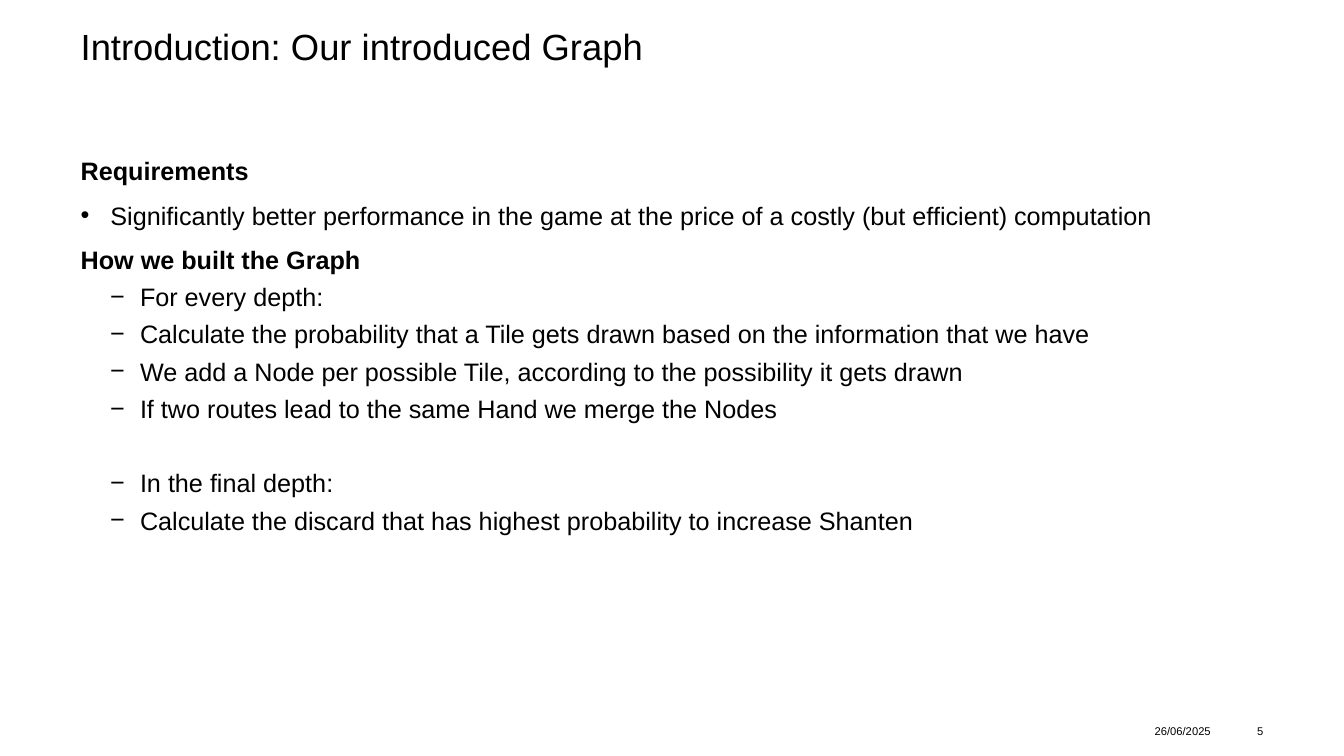
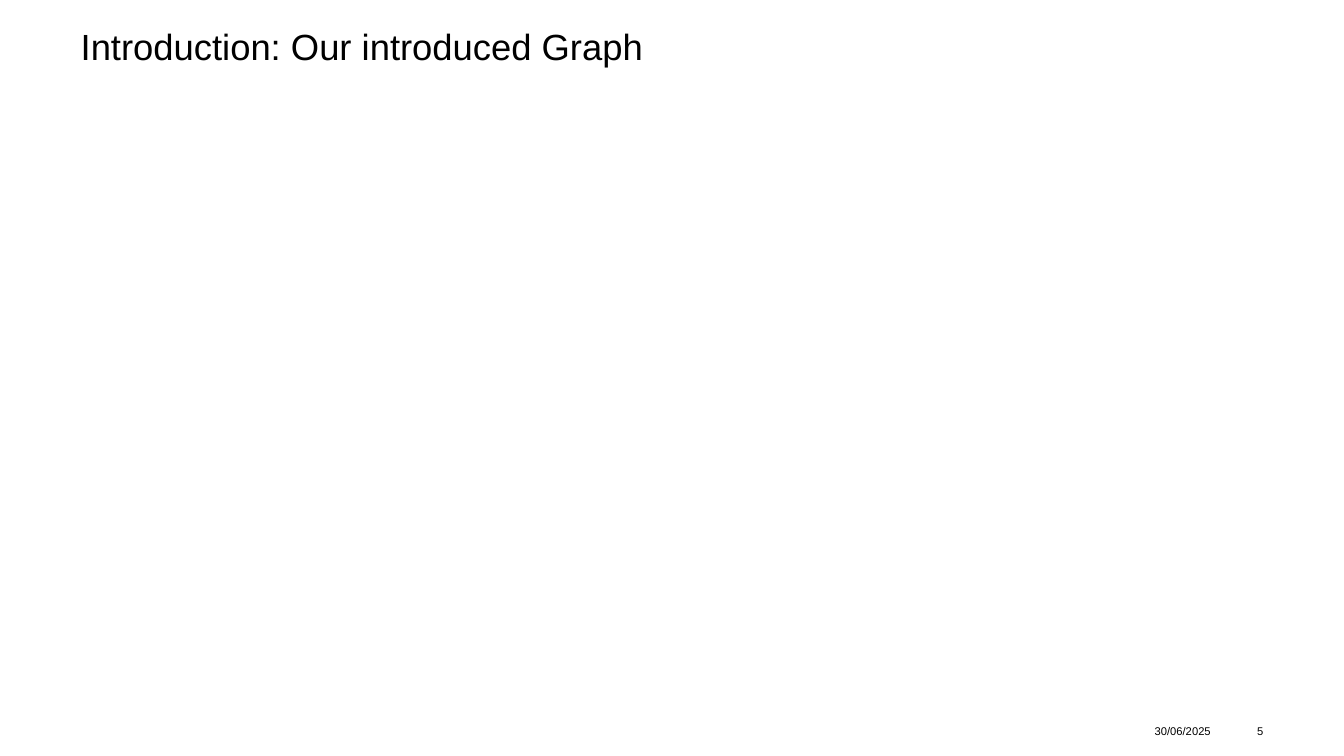
Before and after one commit to adidell01/MahjongOptimization, a slide deck: slide 5 of ProjectPresentation_asadikovic_jlyrer.pptx. Drawn at 1344x756 pixels with LibreOffice and Linux fonts; fonts in the diff are those of the drawing; grey boxes stand for pictures; background and template pictures are left out. Boxes give left, top, right and bottom in pixels: in the first picture for what was removed or moved away, otherwise in the second. Text is boxed around its words. In the diff, an @@ line names an element or a change of style, - is before the commit and + after.

```diff
--- a/ProjectPresentation_asadikovic_jlyrer.pptx
+++ b/ProjectPresentation_asadikovic_jlyrer.pptx
@@ text removed at [81,161,1151,535] @@
-Requirements
-• Significantly better performance in the game at the price of a costly (but efficient) computation
-How we built the Graph
-  − For every depth:
-  − Calculate the probability that a Tile gets drawn based on the information that we have
-  − We add a Node per possible Tile, according to the possibility it gets drawn
-  − If two routes lead to the same Hand we merge the Nodes
-  − In the final depth:
-  − Calculate the discard that has highest probability to increase Shanten
@@ text at [1155,727,1211,735]: text changed @@
-26/06/2025
+30/06/2025
```
Also in this commit, not shown: 20 other slides changed, 4 slides added, 3 slides removed, 1 other file.
